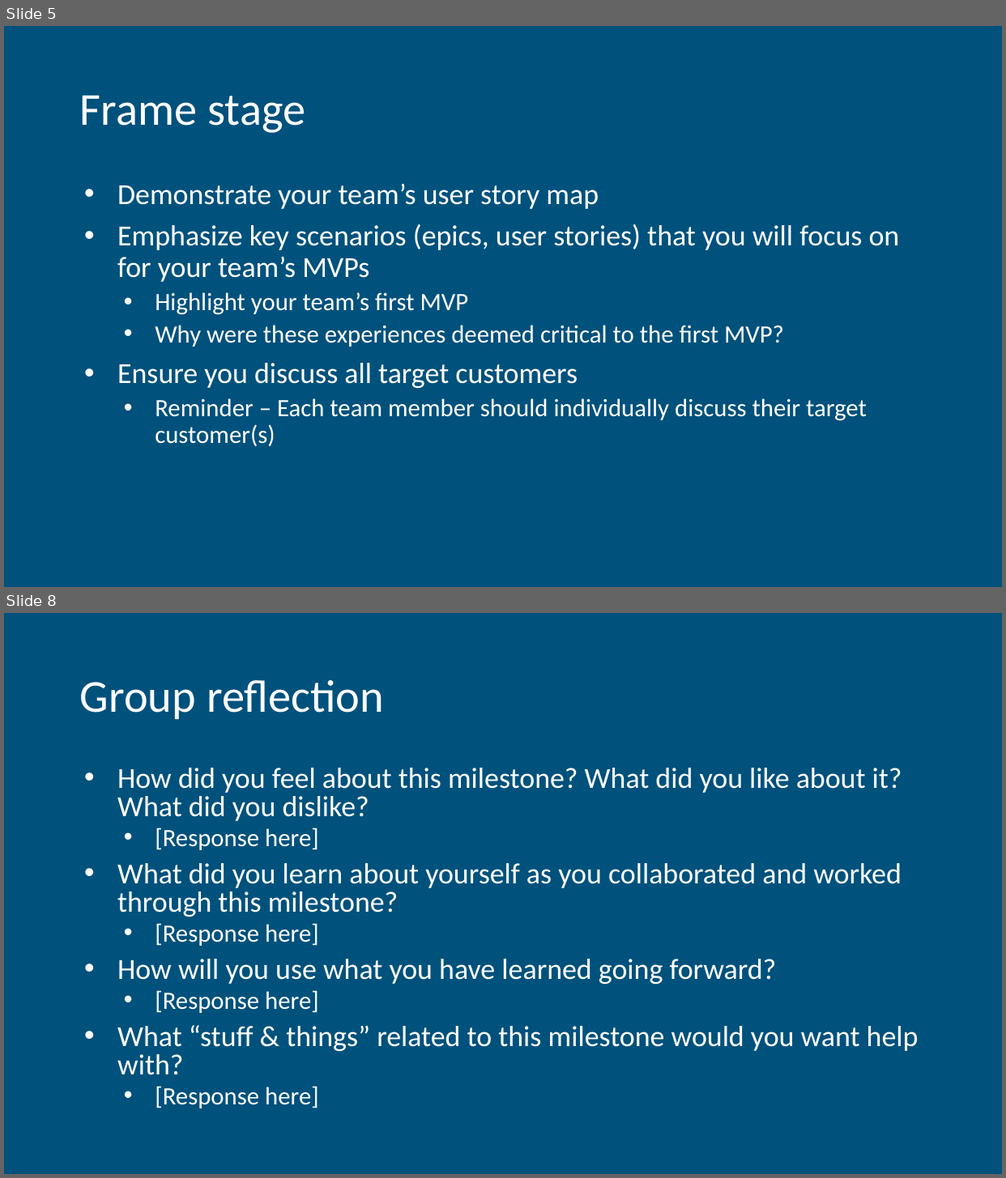
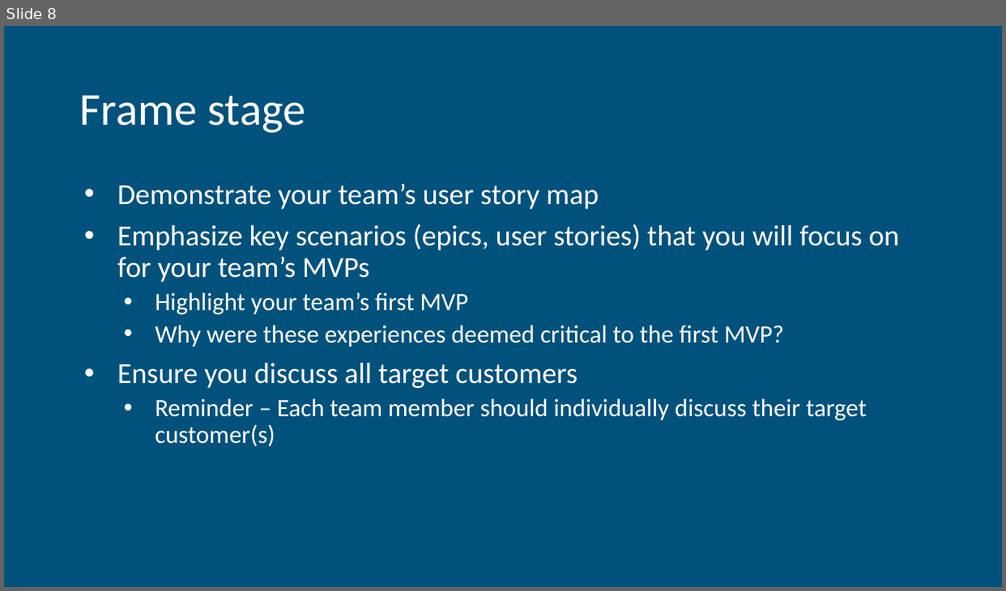
Before and after one commit to EvanGeissler/ENSE-471-UI-Project-CodeBreakers, a slide deck: Milestone 1/Milestone 1 Report Out.pptx. Shown one above the other, each under a label of ours: slides 5 and 8 before the commit, slide 8 after it; the slides between them are not shown. The pictures are 1006x1178 and 1006x591 pixels, drawn with LibreOffice and Linux fonts; fonts in the diff are those of the drawing. Boxes give left, top, right and bottom in pixels: in the first picture for what was removed or moved away, otherwise in the second. Text is boxed around its words. In the diff, an @@ line names an element or a change of style, - is before the commit and + after.

Commit message:
Milestone 1 Report Out Added

```diff
--- a/Milestone 1/Milestone 1 Report Out.pptx
+++ b/Milestone 1/Milestone 1 Report Out.pptx
@@ slide 8 removed at [4,613,1002,1174], background #00517C @@
@@ title removed at [80,680,384,719] @@
-Group reflection
@@ text removed at [117,768,918,1109] @@
-• How did you feel about this milestone? What did you like about it? What did you dislike?
-  • [Response here]
-• What did you learn about yourself as you collaborated and worked through this milestone?
-  • [Response here]
-• How will you use what you have learned going forward?
-  • [Response here]
-• What “stuff & things” related to this milestone would you want help with?
-  • [Response here]
@@ what was slide 5 is now slide 8 @@
```
Also in this commit, not shown: 2 slides changed, 8 slides added, 2 other slides removed, 1 other file.
